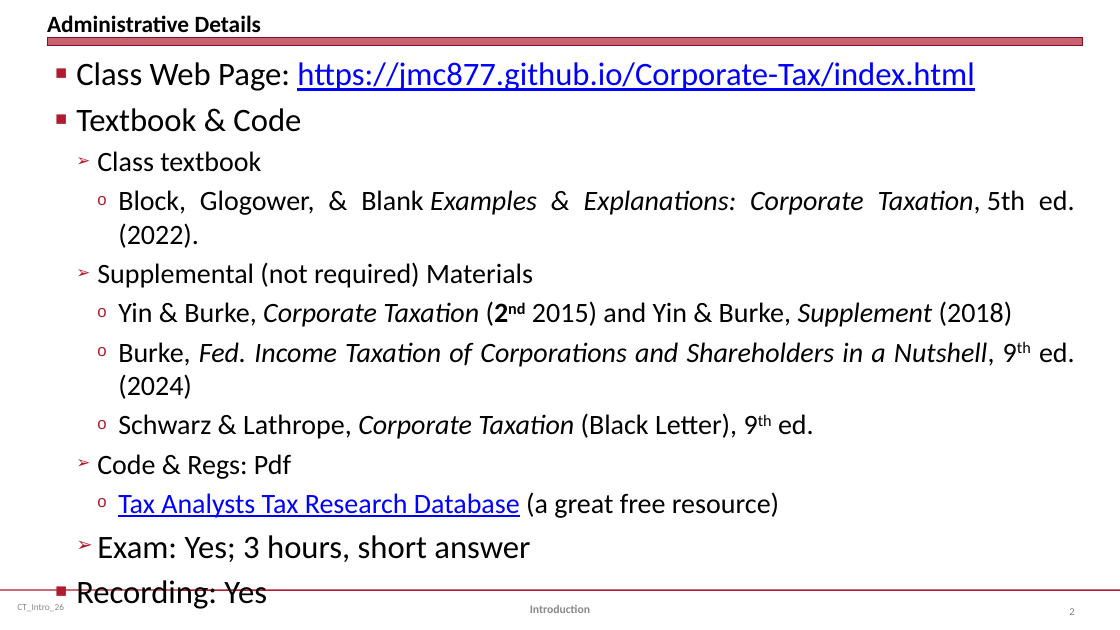
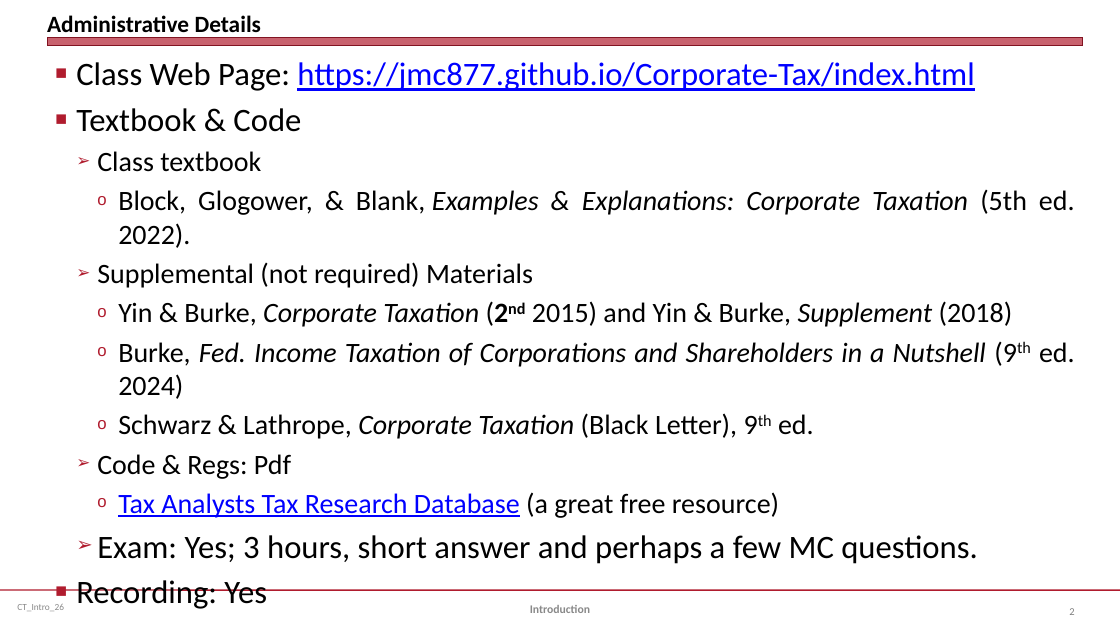
Before and after one commit to jmc877/Corporate-Tax, a slide deck: slide 2 of slides/CT_Intro_26.pptx. Drawn at 1120x630 pixels with LibreOffice and Linux fonts; fonts in the diff are those of the drawing. Boxes give left, top, right and bottom in pixels: in the first picture for what was removed or moved away, otherwise in the second. Text is boxed around its words. In the diff, an @@ line names an element or a change of style, - is before the commit and + after.

```diff
--- a/slides/CT_Intro_26.pptx
+++ b/slides/CT_Intro_26.pptx
@@ text at (118, 190, 1075, 248): text changed @@
-    o Block, Glogower, & Blank Examples & Explanations: Corporate Taxation, 5th ed. (2022).
+    o Block, Glogower, & Blank, Examples & Explanations: Corporate Taxation (5th ed. 2022).
@@ text at (118, 342, 1075, 399): text changed @@
-    o Burke, Fed. Income Taxation of Corporations and Shareholders in a Nutshell, 9th ed. (2024)
+    o Burke, Fed. Income Taxation of Corporations and Shareholders in a Nutshell (9th ed. 2024)
@@ text at (97, 535, 977, 564): text changed @@
-  ➢ Exam: Yes; 3 hours, short answer
+  ➢ Exam: Yes; 3 hours, short answer and perhaps a few MC questions.
```
Also in this commit, not shown: 6 other slides changed, 3 slides added, 3 slides removed, 3 other files.
